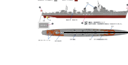
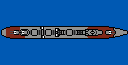
Before/after of a 128 × 65 layered artwork. What changed in the layer stack:
hid "Measurement stick" over box(0, 0, 128, 65)
removed layer "ijn shimakaze.jfif" over box(0, 0, 128, 64)
added layer "Secondary tiny2 coloring" (1st of 3) above "Secondary tiny2" over box(0, 0, 128, 65)
added layer "Secondary tiny2" (1st of 3) above "Secondary tiny2 coloring" over box(0, 0, 122, 65)
added layer "Secondary tiny2 coloring" (2nd of 3) above "Secondary tiny2" over box(0, 0, 128, 65)
added layer "Secondary tiny2" (2nd of 3) above "Secondary tiny2 coloring" over box(0, 0, 122, 65)
added layer "Funnel big" above "Funnel big coloring" over box(30, 0, 128, 65)
added layer "funnel small" above "torp tube3" over box(0, 0, 105, 64)
added layer "torp tube3" above "torp 3 color" over box(0, 0, 128, 64)
added layer "torp launcher base3" above "torp tube2" over box(0, 0, 128, 65)
added layer "torp tube2" above "torp 2 color" over box(0, 0, 128, 64)
added layer "torp launcher base2" above "torp tube1" over box(0, 0, 128, 65)
added layer "torp tube1" above "torp1 color" over box(0, 0, 128, 64)
added layer "torp launcher base1" above "Turret back1 guns" over box(0, 0, 128, 65)
added layer "Turret back1 guns" above "turret back 1 color" over box(0, 0, 107, 64)
added layer "Turret back2 guns" above "turret back 2 color" over box(0, 0, 99, 64)
added layer "Turret back2 base" above "Turret front guns" over box(0, 0, 109, 65)
added layer "Turret front guns" above "turret front color" over box(2, 0, 128, 64)
added layer "Turret front base" above "Conning tower" over box(12, 0, 128, 65)
added layer "superstructure" above "superstructure color" over box(0, 0, 128, 64)
added layer "superstructure color" above "Hull color" over box(0, 0, 128, 64)
added layer "Hull color" above "Hull" over box(0, 0, 128, 65)
painted on "Hull" over box(0, 0, 128, 65)
painted on "Background" over box(0, 0, 128, 65)
…and 14 more changes (14 added)
